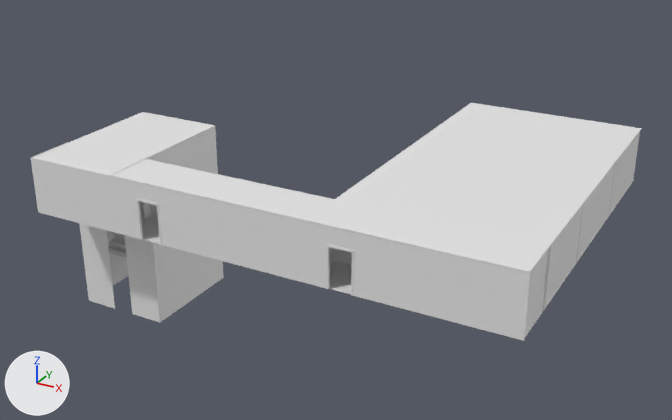
Before and after pictures for a commit that changed the Blender file assets/models/apartments/apartments.blend.
Before and after are seen from a camera (50 mm lens) standing at (22.2, -37.7, 22.5) and looking at (-3.9, 9.6, -1.2). Lighting does not change. The marker at lower left points along +X, +Y and +Z.

Objects in the first picture: 'Apartment', 'Doorframe.007', 'Doorframe.008', 'Hallway', 'Hallway.001'.
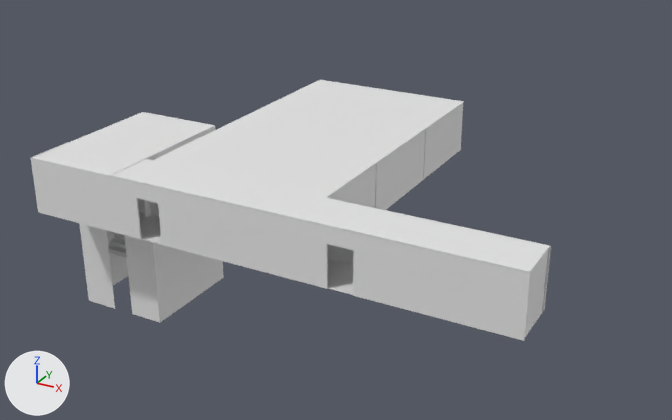
Changed parts and their boxes [x1, y1, x2, y2] in the pictures (672 x 420 px):
'Apartment', moved
    before: [334, 103, 641, 311]
    after: [153, 80, 464, 210]
'Doorframe.007', deleted
    before: [326, 244, 354, 296]
'Doorframe.008', deleted
    before: [136, 198, 162, 245]

The change, as a list of edits to the scene's bpy script:
```text
Change ob_apartment:
    ob_apartment.location: (0.0, 0.0, 0.0) -> (-12.0, 0.0, 0.0)
Remove ob_doorframe_007:
    ob_doorframe_007 = bpy.data.objects.new('Doorframe.007', me_plane_023)
    ob_doorframe_007.location = (2.5, -1.5, 0.0)
    ob_doorframe_007.rotation_euler = (0.0, 0.0, -3.142)  # degrees (0, 0, -180)
    ob_doorframe_007.scale = (0.75, 1.0, 1.0)
Remove ob_doorframe_008:
    ob_doorframe_008 = bpy.data.objects.new('Doorframe.008', me_plane_023)
    ob_doorframe_008.location = (-9.5, -1.5, 0.0)
    ob_doorframe_008.rotation_euler = (0.0, 0.0, -3.142)  # degrees (0, 0, -180)
    ob_doorframe_008.scale = (0.75, 1.0, 1.0)
```
